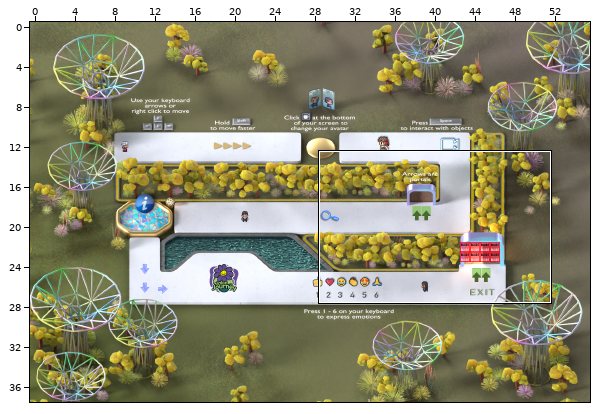
Tiled map (JSON), stored at map.tmj. Above, an overview of the earlier version with the close-up marked.
Close-up. Before:
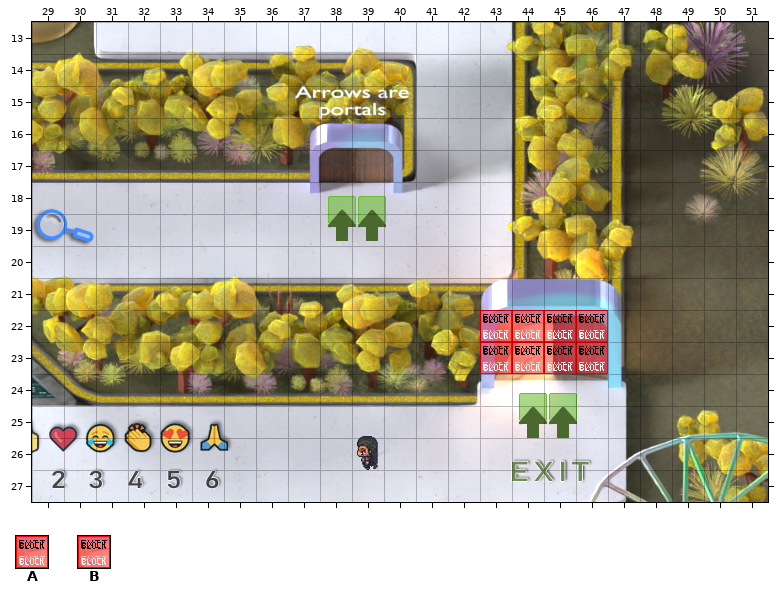
Cells are 32x32 px. Shown: x 29..51, y 13..27.
Key: from "WA_Special_Zones": A 2, B 5.
_ is an empty cell, # one hidden under a higher layer.
Layers that did not change in this view are not listed.
Layer "Door_opened" before, first column x 29:
13 _______________________
14 _______________________
15 _______________________
16 _______________________
17 _______________________
18 _______________________
19 _______________________
20 _______________________
21 _______________________
22 ______________BBBB_____
23 ______________BBBB_____
24 _______________________
25 _______________________
26 _______________________
27 _______________________
Layer "Door_closed" before, first column x 29:
13 _______________________
14 _______________________
15 _______________________
16 _______________________
17 _______________________
18 _______________________
19 _______________________
20 _______________________
21 _______________________
22 ______________AAAA_____
23 ______________AAAA_____
24 _______________________
25 _______________________
26 _______________________
27 _______________________
After:
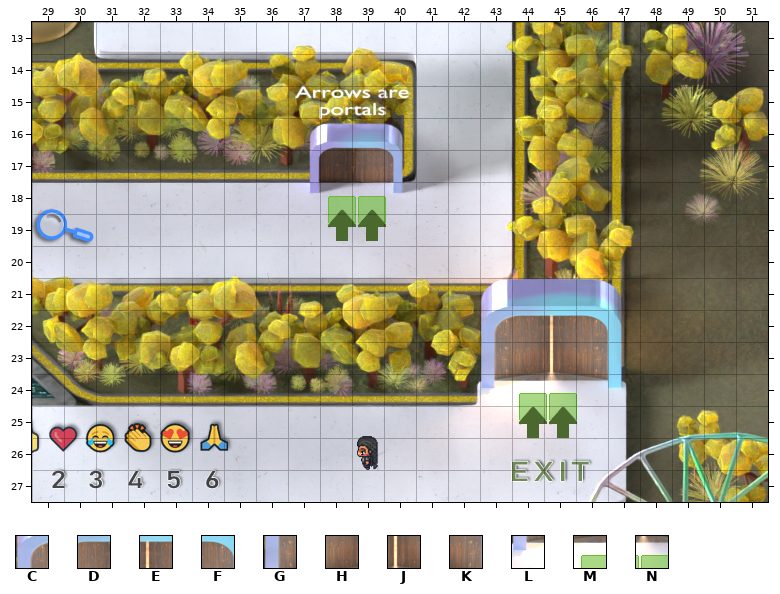
Further tiles: from "Tutorial doors": C 72, D 73, E 74, F 75, G 83, H 84, J 85, K 86, L 94, M 95, N 96.
See-through tiles are keyed as they look on the map.
From old to new:
Layer "Door_opened":
y 22..23: x 43..46 BBBB -> ####
Layer "Door_closed":
y 22: x 43..46 AAAA -> CDEF
y 23: x 43..46 AAAA -> GHJK
y 24: x 43..45 ___ -> LMN
